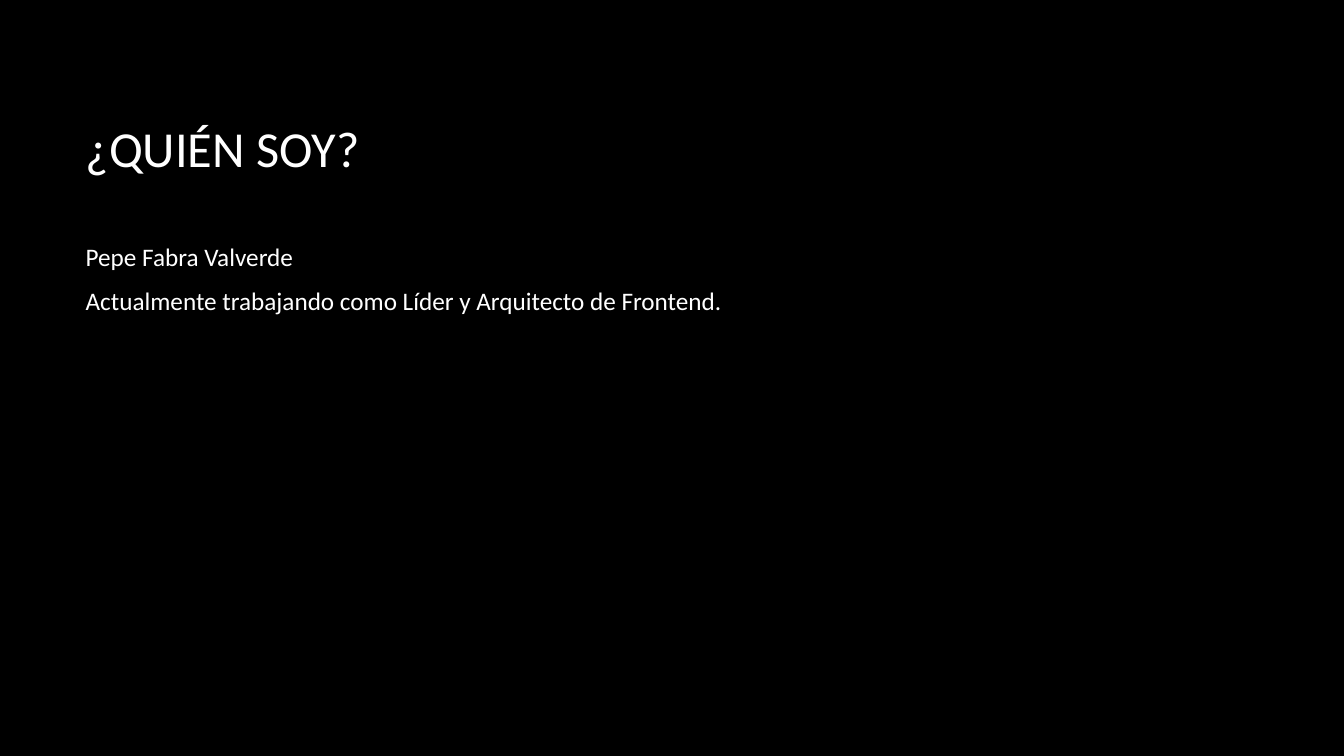
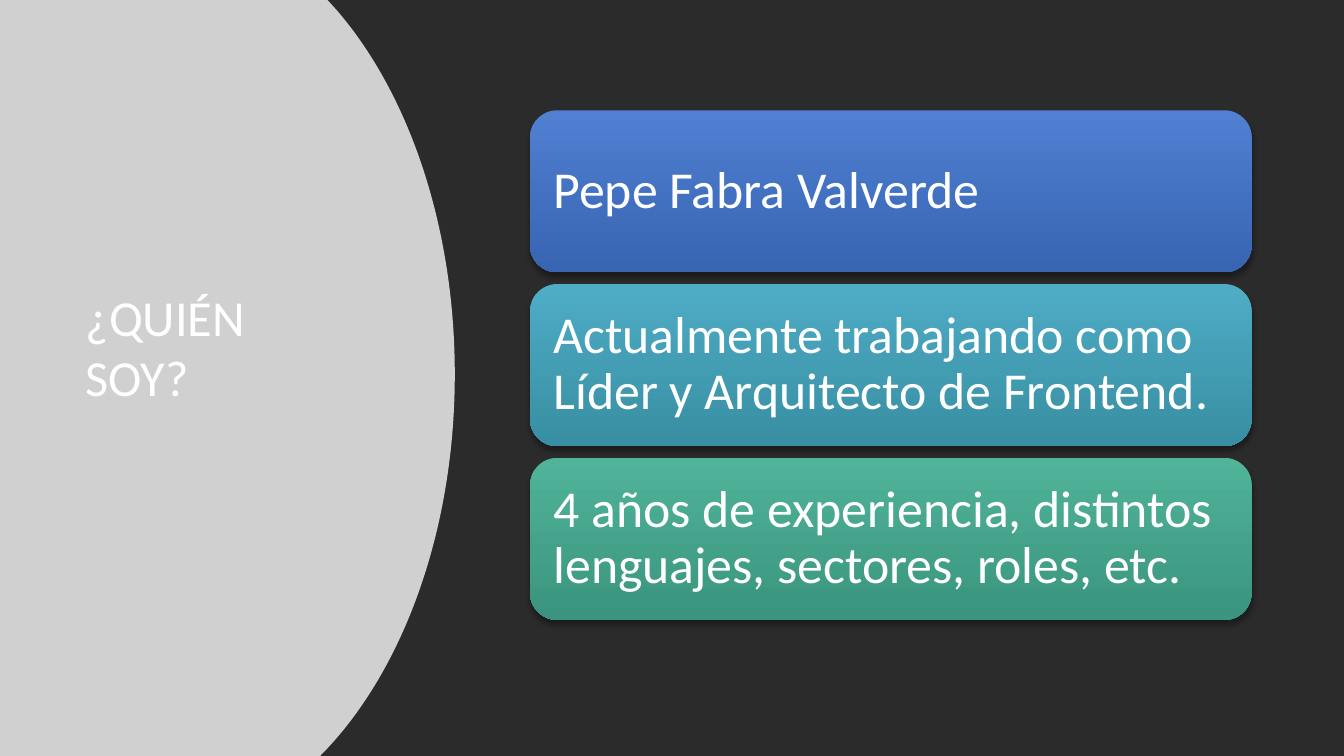
Before and after one commit to jofaval/talks-about, a slide deck: slide 2 of uv/web-scraping-y-las-bases-de-datos-ofuscadas/web-scraping-core.pptx. Drawn at 1344x756 pixels with LibreOffice and Linux fonts; fonts in the diff are those of the drawing; grey boxes stand for pictures; background and template pictures are left out; a plain dark background stands for a picture behind light text. Boxes give left, top, right and bottom in pixels: in the first picture for what was removed or moved away, otherwise in the second. Text is boxed around its words. In the diff, an @@ line names an element or a change of style, - is before the commit and + after.

```diff
--- a/uv/web-scraping-y-las-bases-de-datos-ofuscadas/web-scraping-core.pptx
+++ b/uv/web-scraping-y-las-bases-de-datos-ofuscadas/web-scraping-core.pptx
@@ rectangle added at bbox=[0, 0, 1344, 756], fill #FFFFFF @@
@@ picture added at bbox=[0, 0, 455, 756] @@
@@ title "¿QUIÉN SOY?" rewrapped from bbox=[86, 126, 359, 176] to bbox=[86, 294, 245, 396] @@
@@ text at bbox=[86, 248, 293, 270]: paragraph removed @@
-Pepe Fabra Valverde
@@ text "Actualmente trabajando como Líder y ...": place and size @@
-text "Actualmente trabajando como Líder y ..." at bbox=[86, 248, 722, 315]
+text "Actualmente trabajando como Líder y ..." at bbox=[554, 317, 1208, 418]
@@ text "Actualmente trabajando como Líder y ..." at bbox=[554, 317, 1208, 418]: size 18 to 37 pt; line spacing 1 to 0.9; more space between paragraphs; vertical alignment top to middle @@
@@ group added at bbox=[530, 110, 1252, 620]: 3 rounded rectangles, 2 texts @@
+Pepe Fabra Valverde
+4 años de experiencia, distintos lenguajes, sectores, roles, etc.
```
Also in this commit, not shown: 5 other slides changed, 5 slides added.
